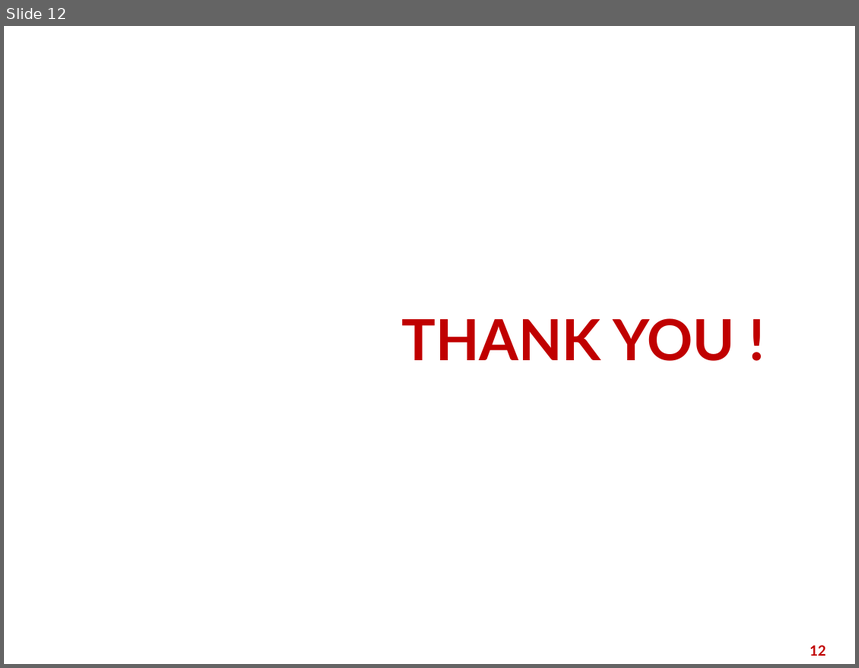
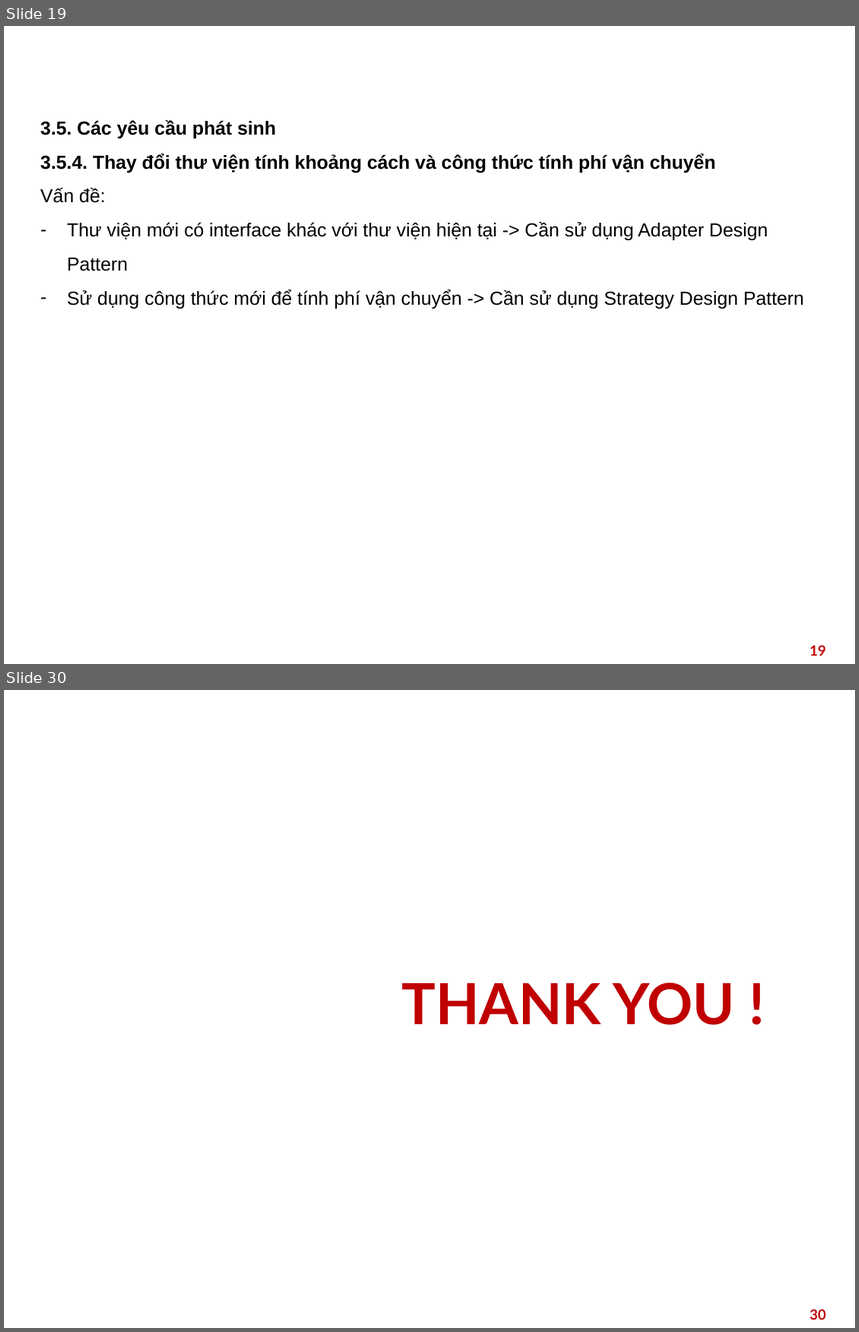
Before and after one commit to HieuPham2000/DP.20212.03, a slide deck: presentation/Design_Pattern_Slide.pptx. Shown one above the other, each under a label of ours: slide 12 before the commit, slides 19 and 30 after it; the slides between them are not shown. The pictures are 859x668 and 859x1332 pixels, drawn with LibreOffice and Linux fonts; fonts in the diff are those of the drawing; background and template pictures are left out. Boxes give left, top, right and bottom in pixels: in the first picture for what was removed or moved away, otherwise in the second. Text is boxed around its words. In the diff, an @@ line names an element or a change of style, - is before the commit and + after.

```diff
--- a/presentation/Design_Pattern_Slide.pptx
+++ b/presentation/Design_Pattern_Slide.pptx
@@ slide 19 added at bbox=[4, 26, 855, 664], background picture (left out) @@
@@ title added at bbox=[26, 34, 834, 75], 28 pt, text #FFFFFF, bold @@
+3. Đánh giá, refactor
@@ text added at bbox=[40, 120, 804, 309], 16 pt, text #000000 @@
+3.5. Các yêu cầu phát sinh
+3.5.4. Thay đổi thư viện tính khoảng cách và công thức tính phí vận chuyển
+Vấn đề:
+  – Thư viện mới có interface khác với thư viện hiện tại -> Cần sử dụng Adapter Design Pattern
+  – Sử dụng công thức mới để tính phí vận chuyển -> Cần sử dụng Strategy Design Pattern
@@ page number added at bbox=[810, 645, 826, 656], 12 pt, text #C00000, bold @@
+19
@@ what was slide 12 is now slide 30 @@
@@ page number at bbox=[810, 1309, 826, 1320]: text changed @@
-12
+30
```
Also in this commit, not shown: 9 slides changed, 17 other slides added, 2 other files.
